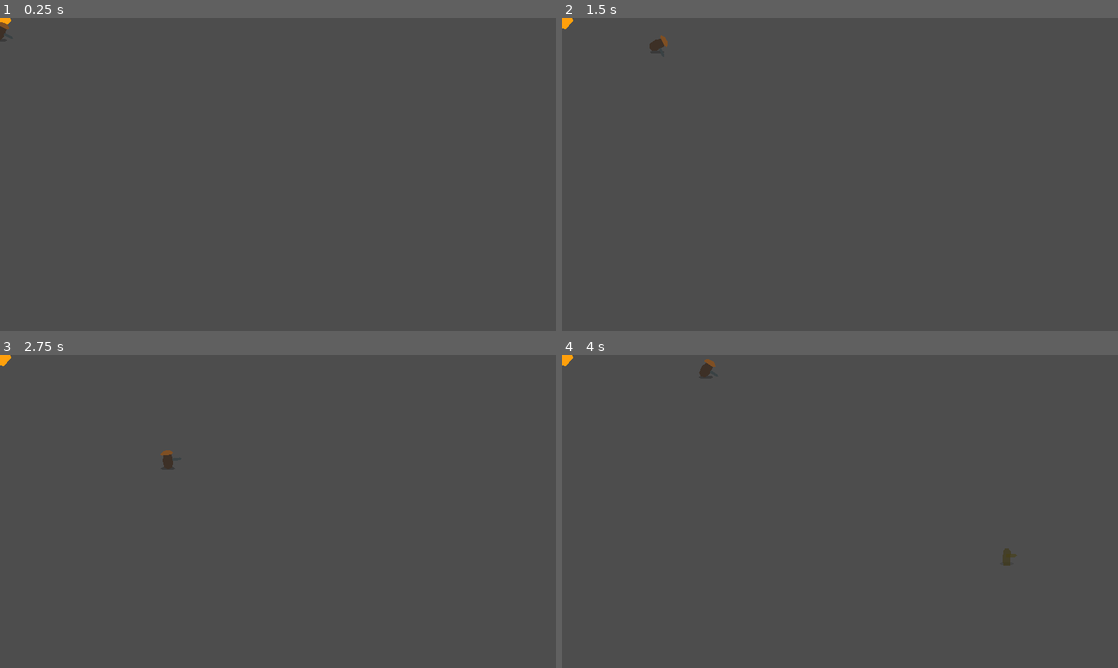
Above: before the commit, frames 1-4 (two rows, left to right).
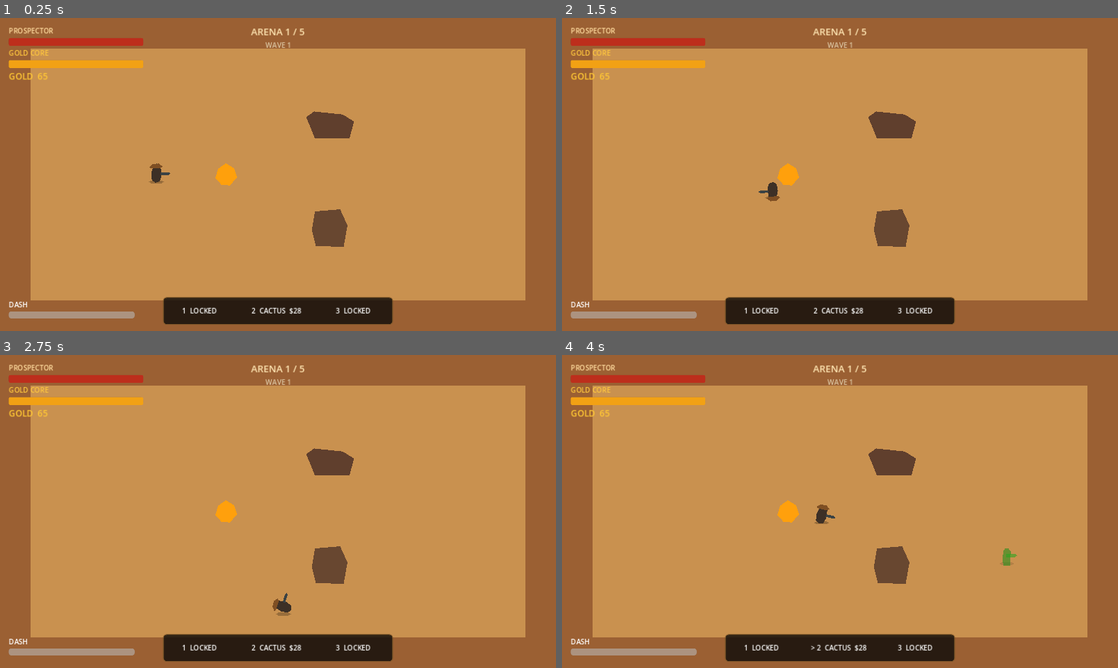
Above: after the commit, the same moments.

Repository: motomotoo1997-art/monster-quest
Game: Godot game, scene res://scenes/main/Main.tscn
Same seed, same stepped clock (60 frames per second), same inputs: the game is played once before the commit and once after it.
Inputs (mouse positions are in pixels of both pictures, inside the frame that each line leads up to):
- Up to frame 1 (0.25 s): no input
- Up to frame 2 (1.5 s): tap Enter at 0.5 s; move the mouse to (962, 158) at 0.52 s; hold D (move_right) 0.53-1.28 s; tap E (ability_e) at 0.6 s; move the mouse to (728, 190) at 1.27 s; hold S (move_down) from 1.28 s (still down); tap Q (ability_q) at 1.35 s
- Up to frame 3 (2.75 s): move the mouse to (333, 442) at 2.02 s; release S (move_down) at 2.03 s; hold D (move_right) from 2.03 s (still down); tap R (ability_r) at 2.1 s
- Up to frame 4 (4 s): move the mouse to (812, 574) at 2.77 s; release D (move_right) at 2.78 s; hold W (move_up) 2.78-3.53 s; tap 1 (build_1) at 2.85 s; move the mouse to (1006, 558) at 3.52 s; hold A (move_left) from 3.53 s (still down); tap 2 (build_2) at 3.6 s

The runs differ from the first frame. In frame 1, 100% of the frame differs, in the area x 0-100%, y 0-100%; in frame 2, 100%; in frame 3, 100%; in frame 4, 100%.
Error before the commit: Invalid access to property or key 'set_wave' on a base object of type 'null instance'. (res://scripts/main/main.gd:34)

Commit message:
feat: integrate HUD camera audio and VFX

Diff:
--- a/gold-rush-roguelike/scenes/main/Main.tscn
+++ b/gold-rush-roguelike/scenes/main/Main.tscn
@@ -24,6 +24,14 @@
 [ext_resource type="Script" path="res://scripts/systems/upgrade_controller.gd" id="22_upgrade_controller"]
 [ext_resource type="PackedScene" path="res://scenes/ui/UpgradeOverlay.tscn" id="23_upgrade_overlay"]
 [ext_resource type="PackedScene" path="res://scenes/enemies/GoldBarTank.tscn" id="24_boss"]
+[ext_resource type="Script" path="res://scripts/systems/camera_effects_controller.gd" id="25_camera_fx"]
+[ext_resource type="Script" path="res://scripts/systems/audio_controller.gd" id="26_audio"]
+[ext_resource type="PackedScene" path="res://scenes/ui/HUD.tscn" id="27_hud"]
+[ext_resource type="PackedScene" path="res://scenes/ui/RunEndOverlay.tscn" id="28_run_end"]
+[ext_resource type="PackedScene" path="res://scenes/vfx/HitFlash.tscn" id="29_hit"]
+[ext_resource type="PackedScene" path="res://scenes/vfx/Explosion.tscn" id="30_explosion"]
+[ext_resource type="PackedScene" path="res://scenes/vfx/MuzzleFlash.tscn" id="31_muzzle"]
+[ext_resource type="PackedScene" path="res://scenes/vfx/DustBurst.tscn" id="32_dust"]
 
 [node name="Main" type="Node"]
 script = ExtResource("1_main")
@@ -32,6 +40,10 @@
 disc_scene = ExtResource("16_disc")
 slime_scene = ExtResource("17_slime")
 boss_scene = ExtResource("24_boss")
+hit_flash_scene = ExtResource("29_hit")
+explosion_scene = ExtResource("30_explosion")
+muzzle_flash_scene = ExtResource("31_muzzle")
+dust_burst_scene = ExtResource("32_dust")
 
 [node name="ArenaLayer" type="Node2D" parent="."]
 
@@ -41,6 +53,11 @@
 [node name="Prospector" parent="Actors" instance=ExtResource("7_player")]
 
 [node name="GoldCore" parent="Actors" instance=ExtResource("8_core")]
+
+[node name="GameCamera" type="Camera2D" parent="."]
+position = Vector2(640, 360)
+enabled = true
+position_smoothing_enabled = false
 
 [node name="RunController" type="Node" parent="."]
 script = ExtResource("2_run")
@@ -72,4 +89,24 @@
 economy_path = NodePath("../EconomyController")
 build_controller_path = NodePath("../BuildController")
 
+[node name="CameraEffectsController" type="Node" parent="." node_paths=PackedStringArray("camera_path")]
+script = ExtResource("25_camera_fx")
+camera_path = NodePath("../GameCamera")
+
+[node name="AudioController" type="Node" parent="."]
+script = ExtResource("26_audio")
+
+[node name="Music" type="AudioStreamPlayer" parent="AudioController"]
+bus = &"Music"
+
+[node name="SFX" type="AudioStreamPlayer" parent="AudioController"]
+bus = &"SFX"
+
+[node name="UI" type="AudioStreamPlayer" parent="AudioController"]
+bus = &"UI"
+
+[node name="HUD" parent="." instance=ExtResource("27_hud")]
+
 [node name="UpgradeOverlay" parent="." instance=ExtResource("23_upgrade_overlay")]
+
+[node name="RunEndOverlay" parent="." instance=ExtResource("28_run_end")]
Not shown: 1 places in gold-rush-roguelike/scenes/main/Main.tscn that only renumber resources
